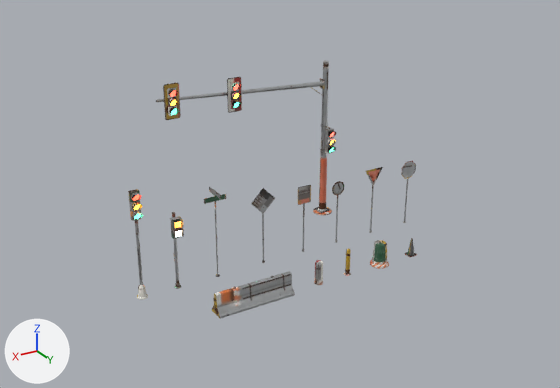
A saved change to the glTF model game/assets/props/set_traffic_control.glb.
The view is the same before and after, from a camera (50 mm lens) standing at (14.3, 23.5, 14.4) and looking at (0.4, 0.4, 2.8). Lighting does not change. The marker at lower left points along +X, +Y and +Z. The first picture is the older version. Objects named as collision shapes, trigger or cutter boxes, shadow casters or lower levels of detail are left out. Where no turn or scale is listed for an object, it has been applied to the vertices. Vertices at exactly the same position are counted once.

Objects in the first picture: 'bollard_concrete_lod0', 'bollard_steel_lod0', 'jersey_barrier_lod0', 'pedestrian_signal_lod0', 'sign_diamond_lod0', 'sign_octagon_lod0', 'sign_rectangle_lod0', 'sign_round_lod0', 'sign_triangle_lod0', 'street_name_post_lod0', 'traffic_barrel_lod0', 'traffic_cone_lod0', 'traffic_signal_mast_lod0', 'traffic_signal_post_lod0'.
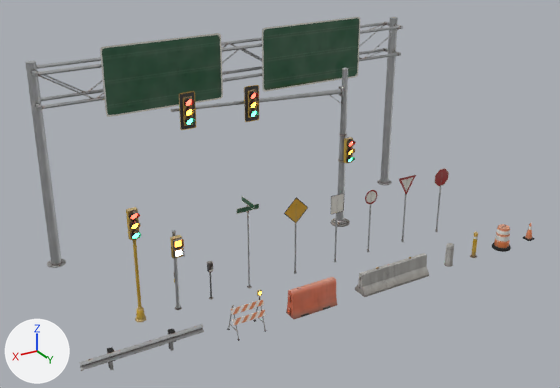
Where the change shows, as pixel boxes [x1, y1, x2, y2] in the pictures (560 x 388 px):
'sign_gantry_lod0', added (green): after [25, 17, 403, 268]
'traffic_signal_mast_lod0', surface changed, moved: before [156, 60, 336, 215]; after [171, 67, 356, 227]
'jersey_barrier_lod0', moved: before [212, 271, 295, 319]; after [355, 253, 429, 297]
'water_barrier_lod0', added (brown): after [286, 277, 337, 319]
'guard_rail_lod0', added: after [80, 324, 204, 371]
'traffic_signal_post_lod0', moved: before [128, 189, 148, 300]; after [126, 207, 146, 322]
'sign_diamond_lod0', surface changed, moved: before [251, 188, 275, 263]; after [284, 197, 308, 274]
'traffic_barrel_lod0', surface changed, moved: before [370, 240, 389, 269]; after [492, 224, 511, 252]
'pedestrian_signal_lod0', moved: before [170, 212, 184, 289]; after [170, 230, 185, 310]
'sign_rectangle_lod0', moved: before [298, 185, 311, 252]; after [330, 193, 344, 262]
'street_name_post_lod0', moved: before [204, 187, 226, 277]; after [237, 196, 259, 288]
'work_barricade_lod0', added: after [227, 290, 266, 341]
'sign_octagon_lod0', moved: before [401, 161, 416, 223]; after [434, 168, 449, 232]
'sign_triangle_lod0', moved: before [366, 167, 383, 233]; after [399, 175, 416, 242]
'sign_round_lod0', moved: before [332, 181, 344, 243]; after [365, 190, 378, 252]
'bollard_concrete_lod0', moved: before [314, 260, 323, 285]; after [444, 243, 454, 267]
'bollard_steel_lod0', moved: before [344, 248, 351, 276]; after [470, 232, 478, 258]
'traffic_cone_lod0', moved: before [405, 238, 417, 257]; after [522, 223, 535, 241]
'parking_meter_lod0', added: after [207, 261, 213, 299]

Edits to the bpy script that builds the scene:
```text
Add mat_lamp_warn:
    mat_lamp_warn = bpy.data.materials.new('lamp_warn')
    # colours: orange #ffbc38
    # uses the picture img_set_traffic_control_base
    # uses the picture img_set_traffic_control_normal
    # uses the picture img_set_traffic_control_orm
Change me_sign_diamond_lod0:
    where me_sign_diamond_lod0.from_pydata(...)  # 60 vertices, 84 faces; spans x -0.53..0.53, y -0.04..0.04, z 0.0..3.16
    me_sign_diamond_lod0 part 1: texture (UV) coordinates of 84 of 84 faces, centred in x -0.34..0.34, y -0.04..0.04, z 0.0..2.97, changed; they spanned u 0.04..0.99, v 0.0..0.98 and now span u 0.12..0.98, v 0.0..1.0
Change me_traffic_barrel_lod0:
    where me_traffic_barrel_lod0.from_pydata(...)  # 175 vertices, 296 faces; spans x -0.375..0.375, y -0.366..0.366, z 0.0..1.01
    me_traffic_barrel_lod0 part 2: texture (UV) coordinates of 296 of 296 faces, centred in x -0.361..0.361, y -0.364..0.364, z 0.017..1.01, changed; they spanned u 0.11..0.74, v 0.43..0.95 and now span u 0.04..0.94, v 0.18..0.74
Change me_traffic_signal_mast_lod0:
    where me_traffic_signal_mast_lod0.from_pydata(...)  # 1556 vertices, 2272 faces; spans x -0.42..7.5, y -0.41..0.76, z 0.0..6.88
    me_traffic_signal_mast_lod0 part 3: texture (UV) coordinates of 2272 of 2272 faces, centred in x -0.41..7.5, y -0.41..0.67, z 0.02..6.87, changed; they spanned u 0.0..0.99, v 0.0..0.99 and now span u 0.0..1.0, v 0.0..1.0
Change ob_bollard_concrete_lod0:
    ob_bollard_concrete_lod0.location: (0.13, 2.63, 0.0) -> (-4.96, 4.03, 0.0)
Change ob_bollard_steel_lod0:
    ob_bollard_steel_lod0.location: (-1.18, 2.63, 0.0) -> (-6.26, 4.03, 0.0)
Change ob_jersey_barrier_lod0:
    ob_jersey_barrier_lod0.location: (2.87, 2.63, 0.0) -> (-2.22, 4.03, 0.0)
Change ob_pedestrian_signal_lod0:
    ob_pedestrian_signal_lod0.location: (4.71, 0.22, 0.0) -> (5.31, 1.58, 0.0)
Change ob_sign_diamond_lod0:
    ob_sign_diamond_lod0.location: (1.09, 0.22, 0.0) -> (0.49, 1.58, 0.0)
Change ob_sign_octagon_lod0:
    ob_sign_octagon_lod0.location: (-5.91, 0.22, 0.0) -> (-6.51, 1.58, 0.0)
Change ob_sign_rectangle_lod0:
    ob_sign_rectangle_lod0.location: (-0.74, 0.22, 0.0) -> (-1.34, 1.58, 0.0)
Change ob_sign_round_lod0:
    ob_sign_round_lod0.location: (-2.34, 0.22, 0.0) -> (-2.94, 1.58, 0.0)
Change ob_sign_triangle_lod0:
    ob_sign_triangle_lod0.location: (-4.09, 0.22, 0.0) -> (-4.69, 1.58, 0.0)
Change ob_street_name_post_lod0:
    ob_street_name_post_lod0.location: (3.07, 0.22, 0.0) -> (2.47, 1.58, 0.0)
Change ob_traffic_barrel_lod0:
    ob_traffic_barrel_lod0.location: (-2.69, 2.63, 0.0) -> (-7.78, 4.03, 0.0)
Change ob_traffic_cone_lod0:
    ob_traffic_cone_lod0.location: (-4.25, 2.63, 0.0) -> (-9.34, 4.03, 0.0)
Change ob_traffic_signal_mast_lod0:
    ob_traffic_signal_mast_lod0.location: (-3.54, -2.59, 0.0) -> (-3.54, -1.22, 0.0)
Change ob_traffic_signal_post_lod0:
    ob_traffic_signal_post_lod0.location: (6.09, 0.22, 0.0) -> (6.69, 1.58, 0.0)
Add ob_work_barricade_lod0:
    ob_work_barricade_lod0 = bpy.data.objects.new('work_barricade_lod0', me_work_barricade_lod0)  # 230 vertices, 364 faces; spans x -0.6..0.6, y -0.4..0.4, z -0.005..1.37
    ob_work_barricade_lod0.location = (3.92, 4.03, 0.0)
Add ob_water_barrier_lod0:
    ob_water_barrier_lod0 = bpy.data.objects.new('water_barrier_lod0', me_water_barrier_lod0)  # 112 vertices, 188 faces; spans x -0.98..0.98, y -0.26..0.26, z 0.0..1.02
    ob_water_barrier_lod0.location = (1.34, 4.03, 0.0)
Add ob_sign_gantry_lod0:
    ob_sign_gantry_lod0 = bpy.data.objects.new('sign_gantry_lod0', me_sign_gantry_lod0)  # 968 vertices, 1476 faces; spans x -8.4..8.4, y -0.6..0.6, z 0.0..8.3
    ob_sign_gantry_lod0.location = (0.0, -3.85, 0.0)
Add ob_parking_meter_lod0:
    ob_parking_meter_lod0 = bpy.data.objects.new('parking_meter_lod0', me_parking_meter_lod0)  # 256 vertices, 408 faces; spans x -0.1..0.1, y -0.09..0.09, z 0.0..1.5
    ob_parking_meter_lod0.location = (4.02, 1.58, 0.0)
Add ob_guard_rail_lod0:
    ob_guard_rail_lod0 = bpy.data.objects.new('guard_rail_lod0', me_guard_rail_lod0)  # 140 vertices, 244 faces; spans x -2.0..2.0, y -0.35..0.08, z 0.0..0.8
    ob_guard_rail_lod0.location = (7.52, 4.03, 0.0)
```
